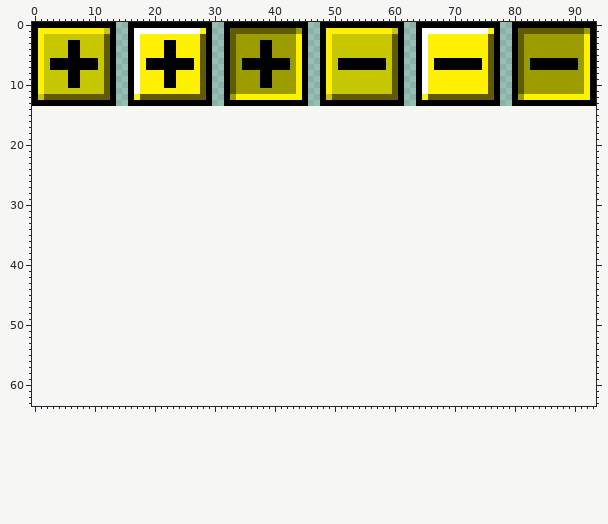
Sprite sheet: resources/skin_widgets.png. The picture above was drawn from the file before the commit.
The file is 94x14 pixels. Pixels under 10% opacity are left out. Colours within 5 levels of each other are drawn and written as one. The old version is drawn lined up with the new one, on the new canvas.
Now the later version:
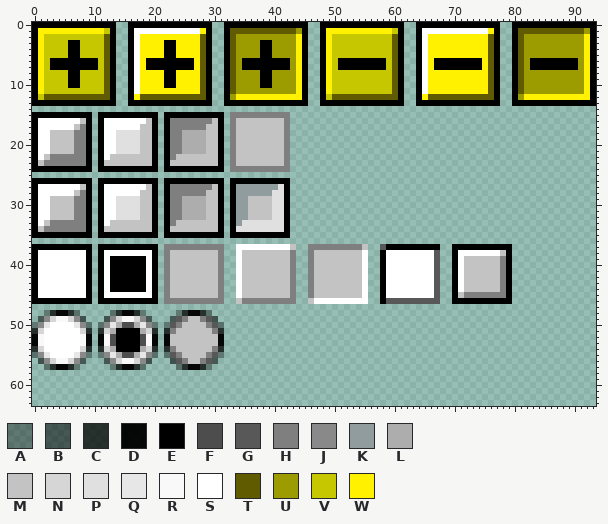
Palette (. is transparent): A #0000005e  B #00000089  C #000000bc  D #000000f5  E #000000  F #4d4d4d  G #585858  H #7f7f7f  J #898989  K #909c9e  L #adadad  M #c3c3c3  N #d6d6d6  P #e0e0e0  Q #e7e7e7  R #f9f9f9  S #ffffff  T #605b00  U #9c9c00  V #c7c700  W #fff100
Diff:
canvas 94x14 -> 94x64
y 15: x 0..9 .......... -> EEEEEEEEEE; x 11..20 .......... -> EEEEEEEEEE; x 22..31 .......... -> EEEEEEEEEE; x 33..42 .......... -> HHHHHHHHHH
y 16: x 0..9 .......... -> ESSSSSSSME; x 11..20 .......... -> ESSSSSSSME; x 22..31 .......... -> EHHHHHHHME; x 33..42 .......... -> HMMMMMMMMH
y 17: x 0..9 .......... -> ESSSSSSMHE; x 11..20 .......... -> ESSSSSSMME; x 22..31 .......... -> EHHHHHHMME; x 33..42 .......... -> HMMMMMMMMH
y 18..21: x 0..9 .......... -> ESSMMMMHHE; x 11..20 .......... -> ESSPPPPMME; x 22..31 .......... -> EHHLLLLMME; x 33..42 .......... -> HMMMMMMMMH
y 22: x 0..9 .......... -> ESMHHHHHHE; x 11..20 .......... -> ESMMMMMMME; x 22..31 .......... -> EHMMMMMMME; x 33..42 .......... -> HMMMMMMMMH
y 23: x 0..9 .......... -> EMHHHHHHHE; x 11..20 .......... -> EMMMMMMMME; x 22..31 .......... -> EMMMMMMMME; x 33..42 .......... -> HMMMMMMMMH
y 24: x 0..9 .......... -> EEEEEEEEEE; x 11..20 .......... -> EEEEEEEEEE; x 22..31 .......... -> EEEEEEEEEE; x 33..42 .......... -> HHHHHHHHHH
y 26: x 0..9 .......... -> EEEEEEEEEE; x 11..20 .......... -> EEEEEEEEEE; x 22..31 .......... -> EEEEEEEEEE; x 33..42 .......... -> EEEEEEEEEE
y 27: x 0..9 .......... -> ESSSSSSSME; x 11..20 .......... -> ESSSSSSSME; x 22..31 .......... -> EHHHHHHHME; x 33..42 .......... -> EKKKKKKKPE
y 28: x 0..9 .......... -> ESSSSSSMHE; x 11..20 .......... -> ESSSSSSMME; x 22..31 .......... -> EHHHHHHMME; x 33..42 .......... -> EKKKKKKPPE
y 29..32: x 0..9 .......... -> ESSMMMMHHE; x 11..20 .......... -> ESSPPPPMME; x 22..31 .......... -> EHHLLLLMME; x 33..42 .......... -> EKKMMMMPPE
y 33: x 0..9 .......... -> ESMHHHHHHE; x 11..20 .......... -> ESMMMMMMME; x 22..31 .......... -> EHMMMMMMME; x 33..42 .......... -> EKPPPPPPPE
y 34: x 0..9 .......... -> EMHHHHHHHE; x 11..20 .......... -> EMMMMMMMME; x 22..31 .......... -> EMMMMMMMME; x 33..42 .......... -> EPPPPPPPPE
y 35: x 0..9 .......... -> EEEEEEEEEE; x 11..20 .......... -> EEEEEEEEEE; x 22..31 .......... -> EEEEEEEEEE; x 33..42 .......... -> EEEEEEEEEE
y 37: x 0..9 .......... -> EEEEEEEEEE; x 11..20 .......... -> EEEEEEEEEE; x 22..31 .......... -> HHHHHHHHHH; x 34..43 .......... -> SSSSSSSSSM; x 46..55 .......... -> HHHHHHHHHM; x 58..67 .......... -> GEEEEEEEEE; x 70..79 .......... -> EEEEEEEEEE
y 38: x 0..9 .......... -> ESSSSSSSSE; x 11..20 .......... -> ESSSSSSSSE; x 22..31 .......... -> HMMMMMMMMH; x 34..43 .......... -> SMMMMMMMMH; x 46..55 .......... -> HMMMMMMMMS; x 58..67 .......... -> ESSSSSSSSG; x 70..79 .......... -> ESSSSSSSME
y 39..44: x 0..9 .......... -> ESSSSSSSSE; x 11..20 .......... -> ESEEEEEESE; x 22..31 .......... -> HMMMMMMMMH; x 34..43 .......... -> SMMMMMMMMH; x 46..55 .......... -> HMMMMMMMMS; x 58..67 .......... -> ESSSSSSSSG; x 70..79 .......... -> ESMMMMMMHE
y 45: x 0..9 .......... -> ESSSSSSSSE; x 11..20 .......... -> ESSSSSSSSE; x 22..31 .......... -> HMMMMMMMMH; x 34..43 .......... -> SMMMMMMMMH; x 46..55 .......... -> HMMMMMMMMS; x 58..67 .......... -> ESSSSSSSSG; x 70..79 .......... -> EMHHHHHHHE
y 46: x 0..9 .......... -> EEEEEEEEEE; x 11..20 .......... -> EEEEEEEEEE; x 22..31 .......... -> HHHHHHHHHH; x 34..43 .......... -> MHHHHHHHHH; x 46..55 .......... -> MSSSSSSSSS; x 58..67 .......... -> EGGGGGGGGG; x 70..79 .......... -> EEEEEEEEEE
y 48: x 2..7 ...... -> ACDDCA; x 13..18 ...... -> ACDDCA; x 24..29 ...... -> ACDDCA
y 49: x 1..8 ........ -> BJNRRNJB; x 12..19 ........ -> BJNRRNJB; x 23..30 ........ -> BGHMMHGB
y 50: x 0..9 .......... -> AJQSSSSQJA; x 11..20 .......... -> AJQLFFLQJA; x 22..31 .......... -> AGHMMMMHGA
y 51: x 0..9 .......... -> CNSSSSSSNC; x 11..20 .......... -> CNLEEEELNC; x 22..31 .......... -> CHMMMMMMHC
y 52..53: x 0..9 .......... -> DRSSSSSSRD; x 11..20 .......... -> DRFEEEEFRD; x 22..31 .......... -> DMMMMMMMMD
y 54: x 0..9 .......... -> CNSSSSSSNC; x 11..20 .......... -> CNLEEEELNC; x 22..31 .......... -> CHMMMMMMHC
y 55: x 0..9 .......... -> AJQSSSSQJA; x 11..20 .......... -> AJQLFFLQJA; x 22..31 .......... -> AGHMMMMHGA
y 56: x 1..8 ........ -> BJNRRNJB; x 12..19 ........ -> BJNRRNJB; x 23..30 ........ -> BGHMMHGB
y 57: x 2..7 ...... -> ACDDCA; x 13..18 ...... -> ACDDCA; x 24..29 ...... -> ACDDCA
Pixel boxes of the changes (left, top, right, bottom) in both pictures:
added: (32, 112, 512, 370)
